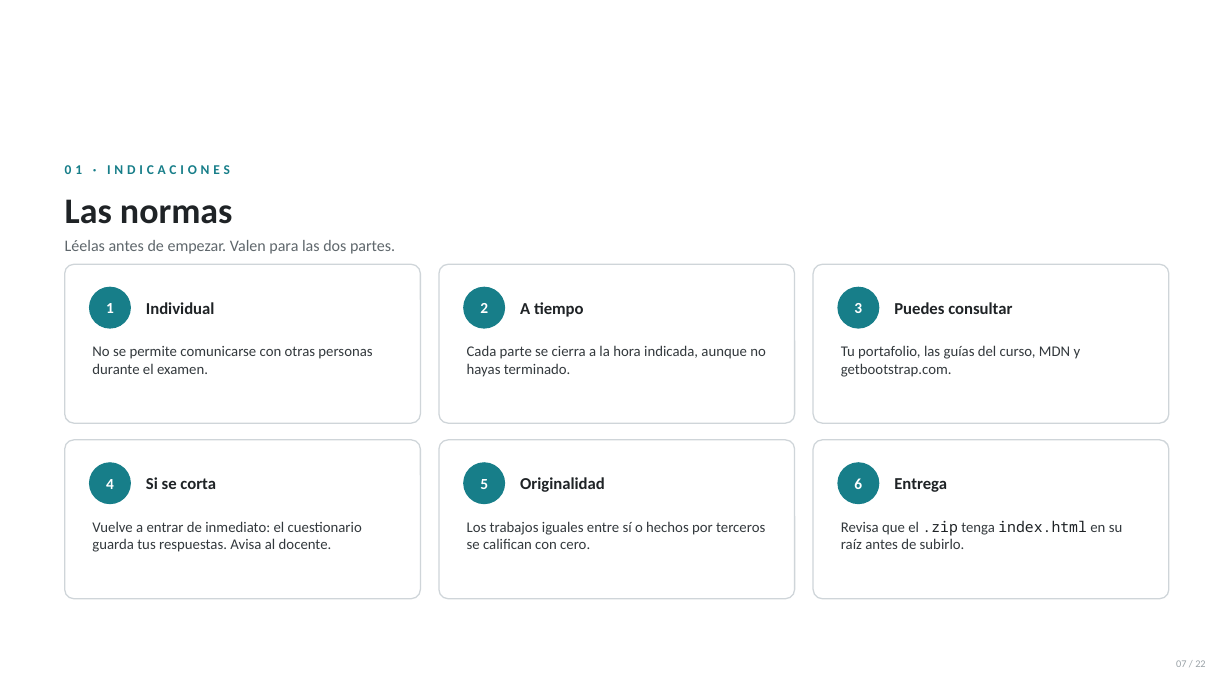
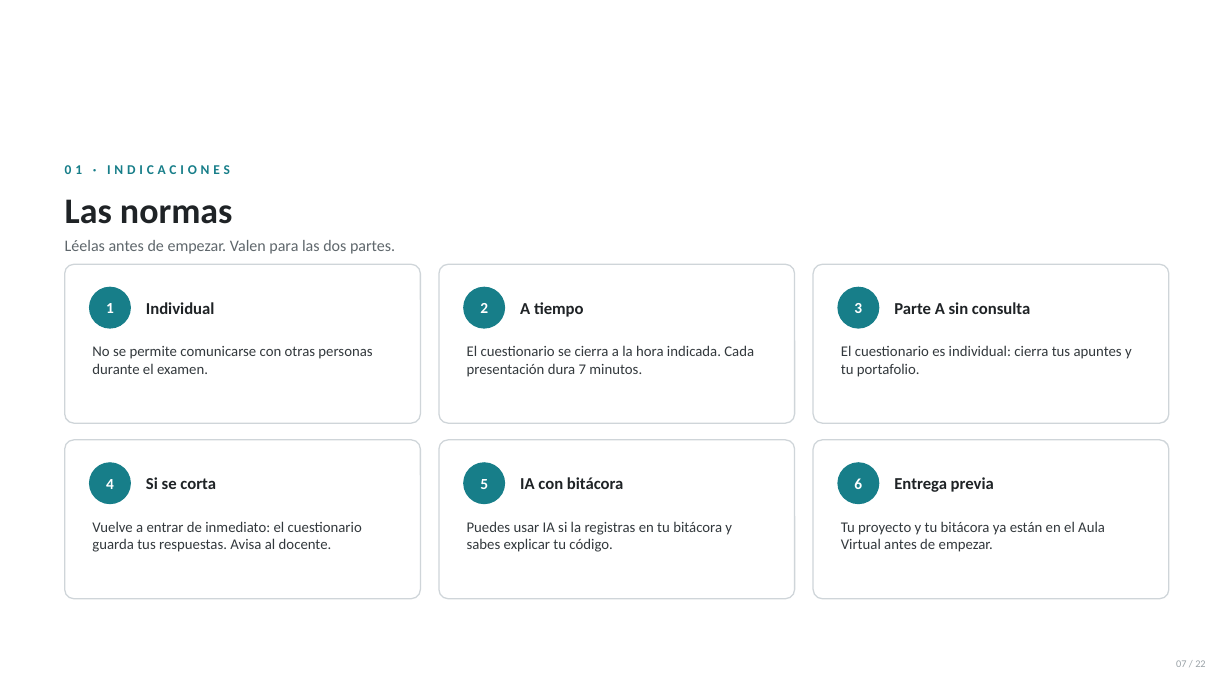
Before and after one commit to anibaler123143423234321/sesiones-dagner, a slide deck: slide 7 of SESION 16/Sesion16-Examen-Final-Evaluacion-Integradora.pptx. Drawn at 1232x693 pixels with LibreOffice and Linux fonts; fonts in the diff are those of the drawing; background and template pictures are left out. Boxes give left, top, right and bottom in pixels: in the first picture for what was removed or moved away, otherwise in the second. Text is boxed around its words. In the diff, an @@ line names an element or a change of style, - is before the commit and + after.

```diff
--- a/SESION 16/Sesion16-Examen-Final-Evaluacion-Integradora.pptx
+++ b/SESION 16/Sesion16-Examen-Final-Evaluacion-Integradora.pptx
@@ text at (894, 302, 1030, 314): text changed @@
-Puedes consultar
+Parte A sin consulta
@@ text at (467, 345, 754, 377): text changed @@
-Cada parte se cierra a la hora indicada, aunque no hayas terminado.
+El cuestionario se cierra a la hora indicada. Cada presentación dura 7 minutos.
@@ text at (841, 345, 1132, 377): text changed @@
-Tu portafolio, las guías del curso, MDN y getbootstrap.com.
+El cuestionario es individual: cierra tus apuntes y tu portafolio.
@@ text at (520, 477, 623, 489): text changed @@
-Originalidad
+IA con bitácora
@@ text at (894, 477, 994, 492): text changed @@
-Entrega
+Entrega previa
@@ text at (467, 521, 732, 552): text changed @@
-Los trabajos iguales entre sí o hechos por terceros se califican con cero.
+Puedes usar IA si la registras en tu bitácora y sabes explicar tu código.
@@ text at (841, 521, 1105, 552): text changed @@
-Revisa que el .zip tenga index.html en su raíz antes de subirlo.
+Tu proyecto y tu bitácora ya están en el Aula Virtual antes de empezar.
```
Also in this commit, not shown: 7 other slides changed, 2 slides added, 2 slides removed, 23 other files.
